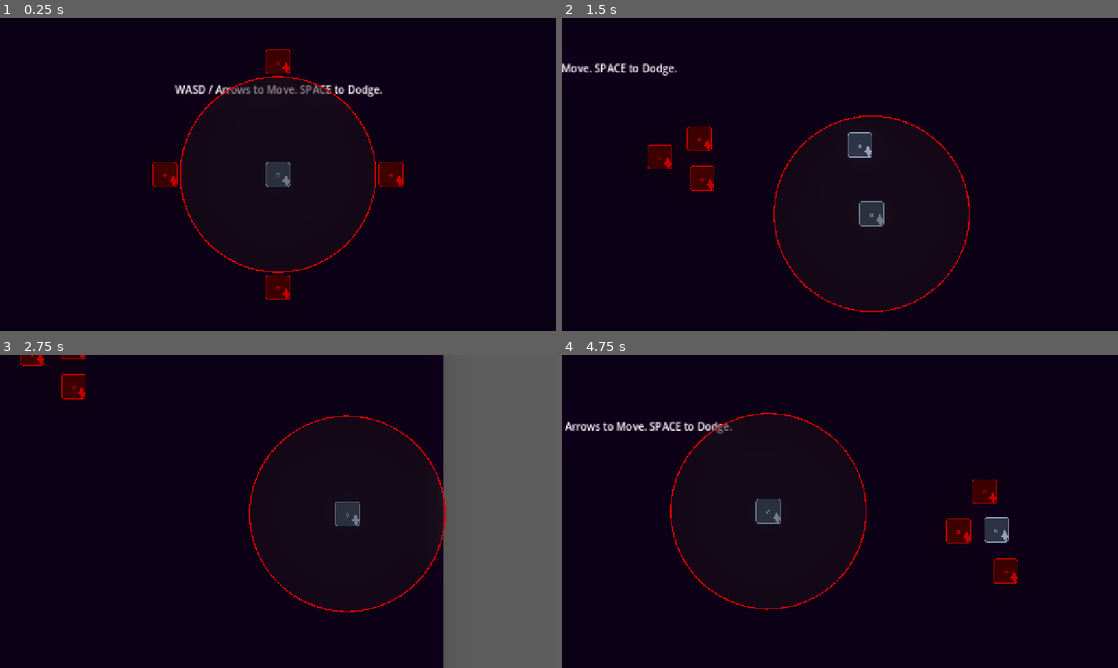
Above: before the commit, frames 1-4 (two rows, left to right).
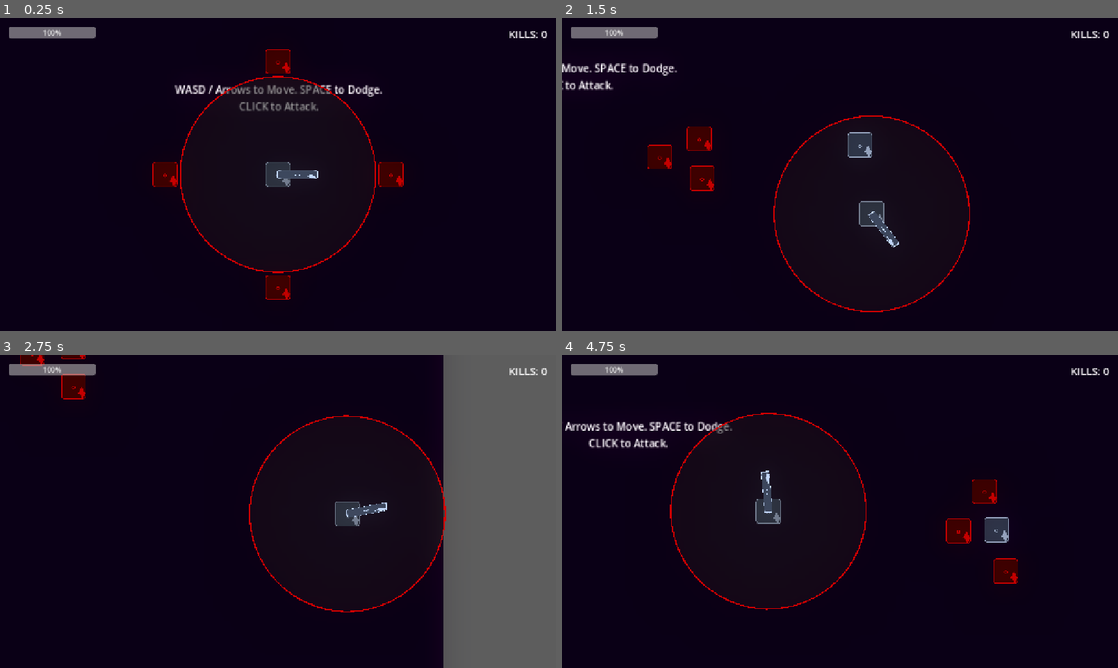
Above: after the commit, the same moments.

Repository: tetsuo-challenge/ZeroDistance
Game: Godot game, scene res://_src/Levels/Sandbox.tscn
Two runs of this game, one before a commit and one after it. Both use one fixed random seed, a clock stepped at 60 frames per second and the inputs below. The project has no main scene, so this scene is started directly.
Inputs (mouse positions are in pixels of both pictures, inside the frame that each line leads up to):
- Up to frame 1 (0.25 s): no input
- Up to frame 2 (1.5 s): tap Enter at 0.5, 1.25 s; move the mouse to (962, 158) at 0.52 s; hold D (move_right) 0.53-1.28 s; click (962, 158) at 0.6 s; move the mouse to (728, 190) at 1.27 s; hold S (move_down) from 1.28 s (still down); tap Space (dodges) at 1.35 s
- Up to frame 3 (2.75 s): click (166, 527) at 1.55 s; tap Enter at 2 s; move the mouse to (333, 442) at 2.02 s; release S (move_down) at 2.03 s; hold D (move_right) from 2.03 s (still down); click (333, 442) at 2.1 s
- Up to frame 4 (4.75 s): tap Enter at 2.75, 3.5, 4.25 s; move the mouse to (812, 574) at 2.77 s; release D (move_right) at 2.78 s; hold W (move_up) 2.78-3.53 s; click (812, 574) at 2.85 s; move the mouse to (1006, 558) at 3.52 s; hold A (move_left) from 3.53 s (still down); tap Space (dodges) at 3.6 s; click (1006, 558) at 3.8 s; move the mouse to (673, 464) at 4.27 s; click (673, 464) at 4.35 s

The runs differ from the first frame. In frame 1, 1.1% of the frame differs, in the area x 1-99%, y 2-52%; in frame 2, 1.1%; in frame 3, 0.9%; in frame 4, 1.2%, in the area x 1-99%, y 2-51%.

Commit message:
Day 4 Correct: Improve collision and safe death logic

Diff:
--- a/_src/Actors/Player.gd
+++ b/_src/Actors/Player.gd
@@ -16,6 +16,8 @@
 # Node References
 @onready var kill_circle_visual: Node2D = $KillCircleVisual
 @onready var hurtbox_component: HurtboxComponent = $HurtboxComponent
+@onready var health_component: HealthComponent = $HealthComponent
+@onready var weapon_pivot: WeaponComponent = $WeaponPivot
 
 func _ready() -> void:
 	add_to_group("Player")
@@ -28,6 +30,19 @@
 	if kill_circle_visual:
 		kill_circle_visual.radius = kill_circle_radius
 
+	if health_component:
+		health_component.died.connect(_on_death)
+
+func _on_death() -> void:
+	GameManager.trigger_game_over()
+	# queue_free() # Don't free to keep camera active
+	hide()
+	set_physics_process(false)
+	$CollisionShape2D.set_deferred("disabled", true)
+	if hurtbox_component:
+		hurtbox_component.set_deferred("monitorable", false)
+		hurtbox_component.set_deferred("monitoring", false)
+
 func _on_hit_received(hitbox: HitboxComponent) -> void:
 	# print("DEBUG: Player took damage from ", hitbox.name)
 	# GameManager.hit_stop used to be here, but user requested no hit stop on damage.
@@ -35,15 +50,25 @@
 	pass
 
 func _physics_process(delta: float) -> void:
-	# Priority: Counter Rush > Dodge > Movement
+	# Priority: Counter Rush > Dodge > Attack > Movement
 	if GameManager.is_slow_motion:
 		_check_counter_rush()
+	else:
+		_check_weapon_attack()
 
 	_handle_movement(delta)
 
 	# Only check Just Dodge if NOT in slow motion (don't stack slow mo)
 	if not GameManager.is_slow_motion:
 		_check_just_dodge()
+
+func _check_weapon_attack() -> void:
+	if Input.is_action_just_pressed("attack"): # Assuming 'attack' action exists or we use Left Click
+		if weapon_pivot:
+			# Attack towards mouse
+			var mouse_pos = get_global_mouse_position()
+			var direction = (mouse_pos - global_position).normalized()
+			weapon_pivot.attack(direction)
 
 func _check_counter_rush() -> void:
 	if Input.is_action_just_pressed("dodges"):
--- a/_src/Actors/Player.tscn
+++ b/_src/Actors/Player.tscn
@@ -1,16 +1,21 @@
-[gd_scene load_steps=8 format=3 uid="uid://player_scene_auto_gen"]
+[gd_scene load_steps=12 format=3 uid="uid://player_scene_auto_gen"]
 
 [ext_resource type="Script" path="res://_src/Actors/Player.gd" id="1_player"]
 [ext_resource type="Texture2D" path="res://icon.svg" id="2_sprite"]
 [ext_resource type="Script" path="res://_src/Actors/KillCircleVisual.gd" id="3_visual"]
 [ext_resource type="Script" path="res://_src/Components/HealthComponent.gd" id="4_health"]
 [ext_resource type="Script" path="res://_src/Components/HurtboxComponent.gd" id="5_hurtbox"]
+[ext_resource type="Script" path="res://_src/Components/WeaponComponent.gd" id="6_weapon"]
+[ext_resource type="Script" path="res://_src/Components/HitboxComponent.gd" id="7_hitbox"]
 
 [sub_resource type="CircleShape2D" id="CircleShape2D_body"]
 radius = 20.0
 
 [sub_resource type="CircleShape2D" id="CircleShape2D_hurtbox"]
 radius = 20.0
+
+[sub_resource type="RectangleShape2D" id="RectangleShape2D_sword"]
+size = Vector2(60, 20)
 
 [node name="Player" type="CharacterBody2D"]
 collision_layer = 2
@@ -28,6 +33,24 @@
 script = ExtResource("3_visual")
 radius = 150.0
 
+[node name="WeaponPivot" type="Node2D" parent="."]
+script = ExtResource("6_weapon")
+
+[node name="Sprite2D" type="Sprite2D" parent="WeaponPivot"]
+position = Vector2(30, 0)
+scale = Vector2(0.5, 0.1)
+texture = ExtResource("2_sprite")
+
+[node name="HitboxComponent" type="Area2D" parent="WeaponPivot"]
+position = Vector2(30, 0)
+collision_layer = 32
+collision_mask = 4
+monitorable = false
+script = ExtResource("7_hitbox")
+
+[node name="CollisionShape2D" type="CollisionShape2D" parent="WeaponPivot/HitboxComponent"]
+shape = SubResource("RectangleShape2D_sword")
+
 [node name="HealthComponent" type="Node" parent="."]
 script = ExtResource("4_health")
 
--- a/_src/Actors/Spyder.gd
+++ b/_src/Actors/Spyder.gd
@@ -37,6 +37,7 @@
 		health_component.died.connect(_on_death)
 
 func _on_death() -> void:
+	GameManager.add_score(1)
 	queue_free()
 
 func _physics_process(delta: float) -> void:
--- a/_src/Actors/Spyder.tscn
+++ b/_src/Actors/Spyder.tscn
@@ -42,7 +42,7 @@
 
 [node name="HurtboxComponent" type="Area2D" parent="." node_paths=PackedStringArray("health_component")]
 collision_layer = 0
-collision_mask = 8
+collision_mask = 32
 script = ExtResource("5_hurtbox")
 health_component = NodePath("../HealthComponent")
 
--- a/_src/Autoloads/GameManager.gd
+++ b/_src/Autoloads/GameManager.gd
@@ -4,6 +4,12 @@
 ##
 ## Handles global game state and time manipulation.
 ## Registered as an Autoload/Singleton.
+
+signal score_updated(new_score: int)
+signal game_over
+
+var score: int = 0
+
 
 func _ready() -> void:
 	process_mode = Node.PROCESS_MODE_ALWAYS # Keep running even when game is paused
@@ -78,3 +84,16 @@
 
 	Engine.time_scale = 1.0
 	is_slow_motion = false
+
+func add_score(points: int) -> void:
+	score += points
+	score_updated.emit(score)
+
+func trigger_game_over() -> void:
+	print("Game Over! Final Score: ", score)
+	game_over.emit()
+
+	# Simple restart after 2 seconds
+	await get_tree().create_timer(2.0).timeout
+	score = 0
+	get_tree().reload_current_scene()
--- a/_src/Components/HealthComponent.gd
+++ b/_src/Components/HealthComponent.gd
@@ -34,4 +34,7 @@
     _emit_health_changed()
 
 func _emit_health_changed() -> void:
-    health_changed.emit(current_health, max_health)
+    health_changed.emit(current_health) # Changed to match HUD expectation just in case, or update HUD to accept 2 args?
+    # Actually, let's keep it clean. HUD.gd: _on_health_changed(new_health: float)
+    # Signal: health_changed(new_health, max_health)
+    # This works in Godot 4.
--- /dev/null
+++ b/_src/Components/WeaponComponent.gd
@@ -0,0 +1,71 @@
+class_name WeaponComponent
+extends Node2D
+
+## Weapon Component
+##
+## Handles weapon logic, visuals (swing), and hitbox activation.
+## Intended to be a child of the Player or Enemy.
+
+@export var damage: float = 10.0
+@export var cooldown: float = 0.4
+@export var swing_duration: float = 0.15
+@export var swing_angle: float = 120.0
+
+@onready var visual_sprite: Sprite2D = $Sprite2D
+@onready var hitbox_component: HitboxComponent = $HitboxComponent
+var cooldown_timer: Timer
+
+var is_attacking: bool = false
+
+func _ready() -> void:
+	# Ensure hitbox is disabled initially
+	if hitbox_component:
+		hitbox_component.damage_amount = damage
+		hitbox_component.is_active = false
+	else:
+		push_error("WeaponComponent: HitboxComponent not found!")
+
+	if not cooldown_timer:
+		cooldown_timer = Timer.new()
+		cooldown_timer.one_shot = true
+		add_child(cooldown_timer)
+
+func attack(direction: Vector2) -> void:
+	if is_attacking or not cooldown_timer.is_stopped():
+		return
+
+	is_attacking = true
+	cooldown_timer.start(cooldown)
+
+	# Visual Swing Logic
+	# 1. Rotate entire weapon to face target direction
+	rotation = direction.angle()
+
+	# 2. Calculate local swing range
+	# Start back (-60) swing to front (+60)
+	var start_angle = -deg_to_rad(swing_angle / 2.0)
+	var end_angle = deg_to_rad(swing_angle / 2.0)
+
+	# We rotate the visual_sprite (or the whole node?)
+	# Rotating 'self' rotates the pivot. So we can just tween rotation.
+
+	# BUT wait, we just set rotation to direction.angle().
+	# So we want to animate from (direction - 60) to (direction + 60).
+	var target_base_rot = rotation
+
+	rotation = target_base_rot + start_angle
+
+	# ACTIVATE HITBOX
+	if hitbox_component:
+		hitbox_component.is_active = true
+
+	var tween = create_tween()
+	tween.set_trans(Tween.TRANS_CUBIC).set_ease(Tween.EASE_OUT)
+	# Tween to end angle
+	tween.tween_property(self, "rotation", target_base_rot + end_angle, swing_duration)
+
+	tween.tween_callback(func():
+		if hitbox_component:
+			hitbox_component.is_active = false
+		is_attacking = false
+	)
--- a/_src/Levels/Sandbox.tscn
+++ b/_src/Levels/Sandbox.tscn
@@ -1,7 +1,8 @@
-[gd_scene load_steps=4 format=3 uid="uid://sandbox_level_sc"]
+[gd_scene load_steps=5 format=3 uid="uid://sandbox_level_sc"]
 
 [ext_resource type="PackedScene" uid="uid://player_scene_auto_gen" path="res://_src/Actors/Player.tscn" id="1_player"]
 [ext_resource type="PackedScene" uid="uid://spyder_enemy_scene" path="res://_src/Actors/Spyder.tscn" id="2_enemy"]
+[ext_resource type="PackedScene" uid="uid://hud_scene_auto_gen" path="res://_src/UI/HUD.tscn" id="3_hud"]
 
 [sub_resource type="PlaceholderTexture2D" id="PlaceholderTexture2D_bg"]
 size = Vector2(2000, 2000)
@@ -18,6 +19,8 @@
 
 [node name="Sandbox" type="Node2D"]
 
+[node name="HUD" parent="." instance=ExtResource("3_hud")]
+
 [node name="Background" type="Sprite2D" parent="."]
 modulate = Color(0.05, 0.05, 0.08, 1)
 texture = SubResource("PlaceholderTexture2D_bg")
@@ -27,7 +30,8 @@
 offset_top = -142.0
 offset_right = 166.0
 offset_bottom = -116.0
-text = "WASD / Arrows to Move. SPACE to Dodge."
+text = "WASD / Arrows to Move. SPACE to Dodge.
+CLICK to Attack."
 horizontal_alignment = 1
 
 [node name="Player" parent="." instance=ExtResource("1_player")]
--- /dev/null
+++ b/_src/UI/HUD.gd
@@ -0,0 +1,38 @@
+extends CanvasLayer
+
+@onready var health_bar: ProgressBar = $Control/HealthBar
+@onready var score_label: Label = $Control/ScoreLabel
+
+# Dependencies (to be injected or found)
+var player_health_component: HealthComponent
+
+func _ready() -> void:
+    # Find dependencies if not manually connected
+    var player = get_tree().get_first_node_in_group("Player")
+    if player:
+        player_health_component = player.get_node("HealthComponent")
+        if player_health_component:
+            _setup_health_bar(player_health_component)
+
+    # Connect to Game Manager for score
+    GameManager.score_updated.connect(_update_score)
+
+    # Init Score
+    _update_score(0)
+
+func _setup_health_bar(health_comp: HealthComponent) -> void:
+    health_bar.max_value = health_comp.max_health
+    health_bar.value = health_comp.current_health
+    health_comp.health_changed.connect(_on_health_changed)
+
+func _on_health_changed(new_health: float) -> void:
+    health_bar.value = new_health
+
+    # Visual Flair: Change color if low?
+    if new_health <= health_bar.max_value * 0.3:
+        health_bar.modulate = Color(1, 0, 0) # Red
+    else:
+        health_bar.modulate = Color(1, 1, 1) # White
+
+func _update_score(new_score: int) -> void:
+    score_label.text = "KILLS: %d" % new_score
--- /dev/null
+++ b/_src/UI/HUD.tscn
@@ -0,0 +1,37 @@
+[gd_scene load_steps=2 format=3 uid="uid://hud_scene_auto_gen"]
+
+[ext_resource type="Script" path="res://_src/UI/HUD.gd" id="1_hud"]
+
+[node name="HUD" type="CanvasLayer"]
+script = ExtResource("1_hud")
+
+[node name="Control" type="Control" parent="."]
+layout_mode = 3
+anchors_preset = 15
+anchor_right = 1.0
+anchor_bottom = 1.0
+grow_horizontal = 2
+grow_vertical = 2
+
+[node name="HealthBar" type="ProgressBar" parent="Control"]
+layout_mode = 0
+offset_left = 20.0
+offset_top = 20.0
+offset_right = 220.0
+offset_bottom = 47.0
+max_value = 100.0
+value = 100.0
+
+[node name="ScoreLabel" type="Label" parent="Control"]
+layout_mode = 1
+anchors_preset = 1
+anchor_left = 1.0
+anchor_right = 1.0
+offset_left = -150.0
+offset_top = 20.0
+offset_right = -20.0
+offset_bottom = 46.0
+grow_horizontal = 0
+theme_override_font_sizes/font_size = 24
+text = "KILLS: 0"
+horizontal_alignment = 2
--- a/project.godot
+++ b/project.godot
@@ -56,6 +56,11 @@
 "events": [Object(InputEventKey,"resource_local_to_scene":false,"resource_name":"","device":0,"window_id":0,"alt_presse …(189 unchanged characters)…
 ]
 }
+attack={
+"deadzone": 0.5,
+"events": [Object(InputEventMouseButton,"resource_local_to_scene":false,"resource_name":"","device":-1,"window_id":0,"alt_pressed":false,"shift_pressed":false,"ctrl_pressed":false,"meta_pressed":false,"button_mask":1,"position":Vector2(0, 0),"global_position":Vector2(0, 0),"factor":1.0,"button_index":1,"canceled":false,"pressed":false,"double_click":false,"script":null)
+]
+}
 
 [layer_names]
 
Not shown, added: _src/Components/WeaponComponent.gd.uid
Not shown, added: _src/UI/HUD.gd.uid
Not shown, changed: docs/Day_4_Weapon_UI/implementation_plan.md
Not shown, changed: docs/Day_4_Weapon_UI/task.md
Not shown, added: docs/Day_4_Weapon_UI/walkthrough.md
Not shown, added: docs/Project_Status_Review/implementation_plan.md
Not shown, added: docs/Project_Status_Review/task.md
Not shown, added: docs/Project_Status_Review/walkthrough.md
